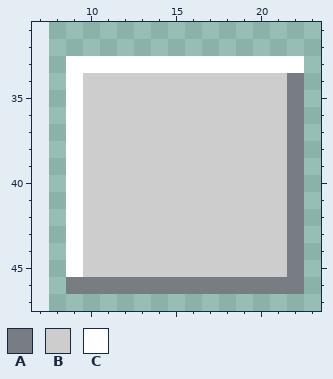
Two versions of one pixel-art file, ProjectFiles/Art/switch_off.aseprite. Above: the version before the commit.
16x48 pixels, 1 frame. Shown: x 7..23, y 31..47. The old version is drawn lined up with the new one, on the new canvas.
Palette (. is transparent): A #787d84  B #cecdcd  C #ffffff
Pixels before, first column x 9:
33 CCCCCCCCCCCCCC
34 CBBBBBBBBBBBBA
35 CBBBBBBBBBBBBA
36 CBBBBBBBBBBBBA
37 CBBBBBBBBBBBBA
38 CBBBBBBBBBBBBA
39 CBBBBBBBBBBBBA
40 CBBBBBBBBBBBBA
41 CBBBBBBBBBBBBA
42 CBBBBBBBBBBBBA
43 CBBBBBBBBBBBBA
44 CBBBBBBBBBBBBA
45 CBBBBBBBBBBBBA
46 AAAAAAAAAAAAAA
The same view after the edit:
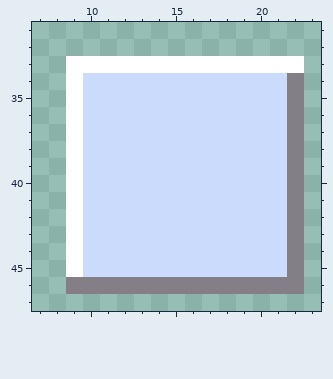
What changed:
{"change": "canvas 16x48 -> 32x48, the old top-left corner now at 8,0"}
{"colour":"A","old":"#787d84","new":"#847e87"}
{"colour":"B","old":"#cecdcd","new":"#cbdbfc"}
